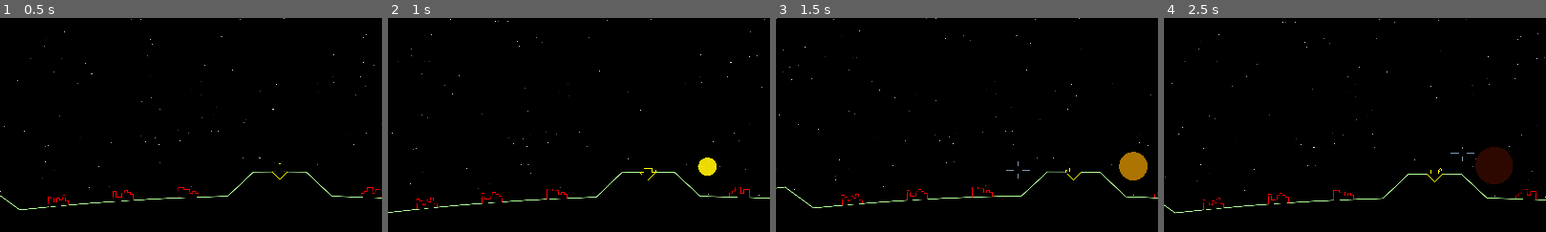
Above: before the commit, frames 1-4 (left to right).
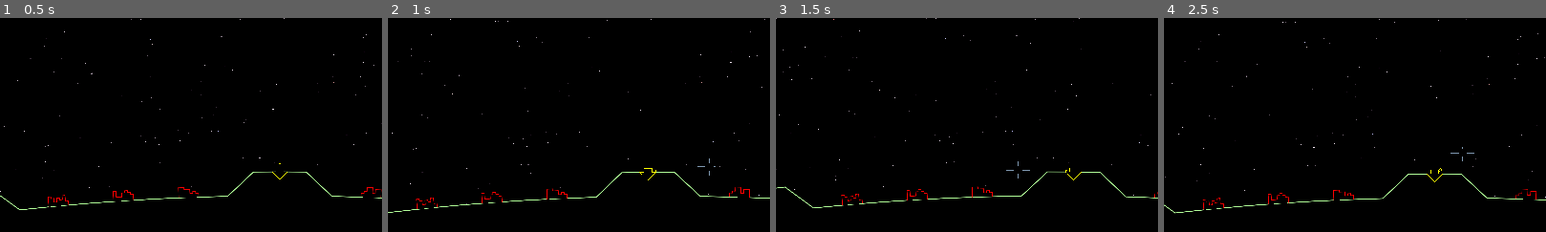
Above: after the commit, the same moments.

Repository: tartley/missile-commander
Game: Godot game, scene res://src/main/main.tscn
Same seed, same stepped clock (60 frames per second), same inputs: the game is played once before the commit and once after it.
Inputs (mouse positions are % of the whole screen's width and height, from its top left):
- Up to frame 1 (0.5 s): no input
- Up to frame 2 (1 s): tap Enter at 0.5 s; move the mouse to (55, 50) at 0.52 s; hold W from 0.53 s (still down)
- Up to frame 3 (1.5 s): keep holding W; tap Space at 1.25 s; move the mouse to (45, 51) at 1.27 s
- Up to frame 4 (2.5 s): keep holding W; move the mouse to (52, 48) at 2.02 s
The pictures show only the part of the screen within x 13-63%, y 49-99%; the shares and areas given below are measured in that part.

Frame 1 is identical in both runs. In frame 2, 0.3% of the frame differs, in the area x 81-86%, y 65-74%; in frame 3, 0.8%; in frame 4, 1.4%, in the area x 81-92%, y 60-78%.

Commit message:
Some tweaks before Z comes to help

Diff:
--- a/src/main/main.gd
+++ b/src/main/main.gd
@@ -24,22 +24,17 @@
         launch_missile()
 
 func launch_shot(base_id):
+    # TODO should this be a method on Base?
     var start:Vector2 = $World/Ground.bases[base_id].position
     var destination = $World/Mouse.position
     var shot = Shot.instantiate()
-    shot.launch(start, destination, 1000)
+    shot.launch(start, destination, 4000)
     $World.add_child(shot)
 
 func _unhandled_input(event):
     if event is InputEventKey and event.pressed:
         match event.keycode:
             KEY_A:
-                launch_shot(2)
-            KEY_S:
-                launch_shot(1)
-            KEY_W:
-                launch_shot(1)
-            KEY_D:
                 launch_shot(0)
             KEY_ESCAPE:
                 get_tree().quit()
--- a/src/shot/shot.gd
+++ b/src/shot/shot.gd
@@ -2,7 +2,7 @@
 
 var Pop:PackedScene = preload("res://src/pop/pop.tscn")
 
-const SIZE := 10.0
+const SIZE := 200.0
 const verts: Array[Vector2] = [
     Vector2(0.0, -SIZE/2.0),
     Vector2(-SIZE/8.0, +SIZE/8.0),
@@ -16,12 +16,11 @@
 func launch(start, destination, speed):
     self.position = start
     self.destination = destination
-    self.rotation = (destination - self.position).angle() + PI / 2
-    self.velocity = Vector2.from_angle(self.rotation - PI / 2) * speed
+    self.velocity = Vector2.from_angle((destination - self.position).angle()) * speed
 
 func _process(delta: float) -> void:
     self.position += velocity * delta
-    if self.position.distance_squared_to(self.destination) < 100:
+    if self.position.distance_squared_to(self.destination) <= 100:
         destination_reached()
 
 func _draw():
